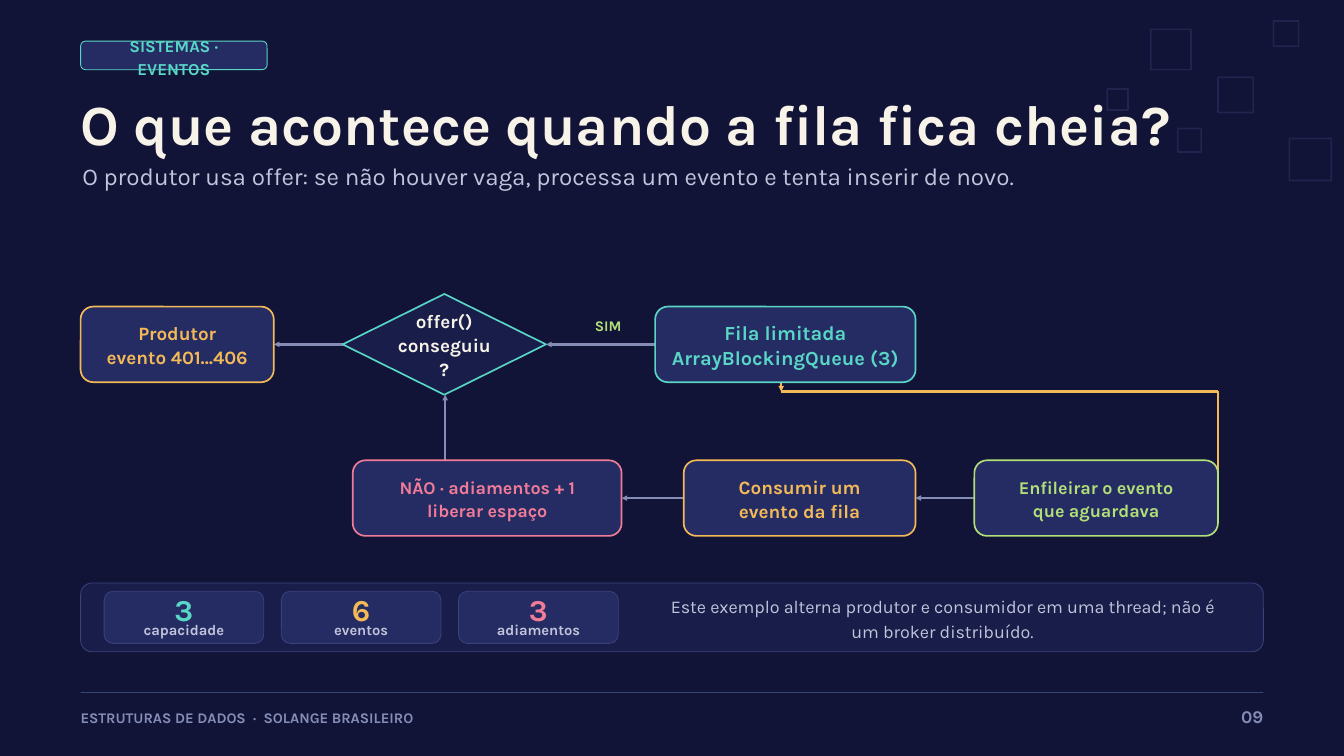
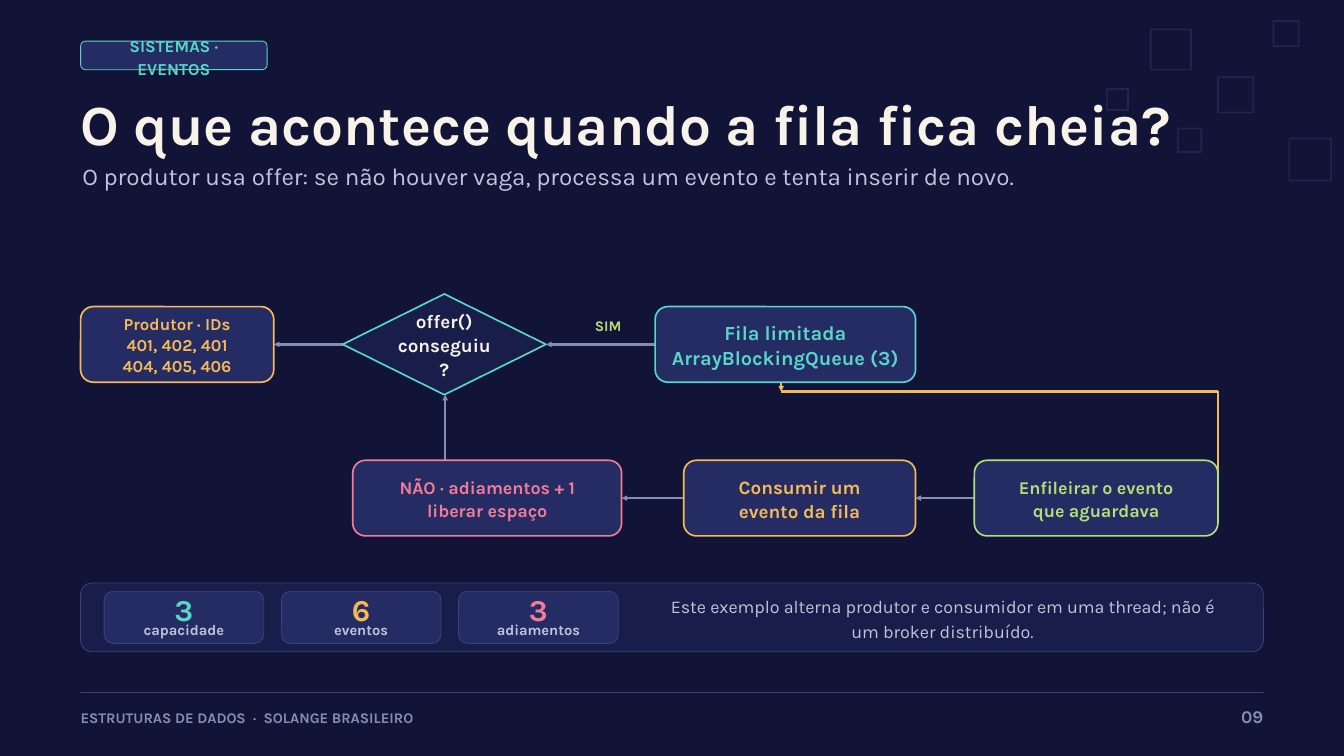
Before and after one commit to neto009/IFTM---Estrutura-de-dados, a slide deck: slide 9 of docs/apresentacao-minicurso-estruturas.pptx. Drawn at 1344x756 pixels with LibreOffice and Linux fonts; fonts in the diff are those of the drawing. Boxes give left, top, right and bottom in pixels: in the first picture for what was removed or moved away, otherwise in the second. Text is boxed around its words. In the diff, an @@ line names an element or a change of style, - is before the commit and + after.

```diff
--- a/docs/apresentacao-minicurso-estruturas.pptx
+++ b/docs/apresentacao-minicurso-estruturas.pptx
@@ text in rounded rectangle at (x1=123, y1=318, x2=232, y2=374): text changed; size 13.5 to 12 pt @@
-Produtor
-evento 401…406
+Produtor · IDs
+401, 402, 401
+404, 405, 406
```
Also in this commit, not shown: 2 other files.
